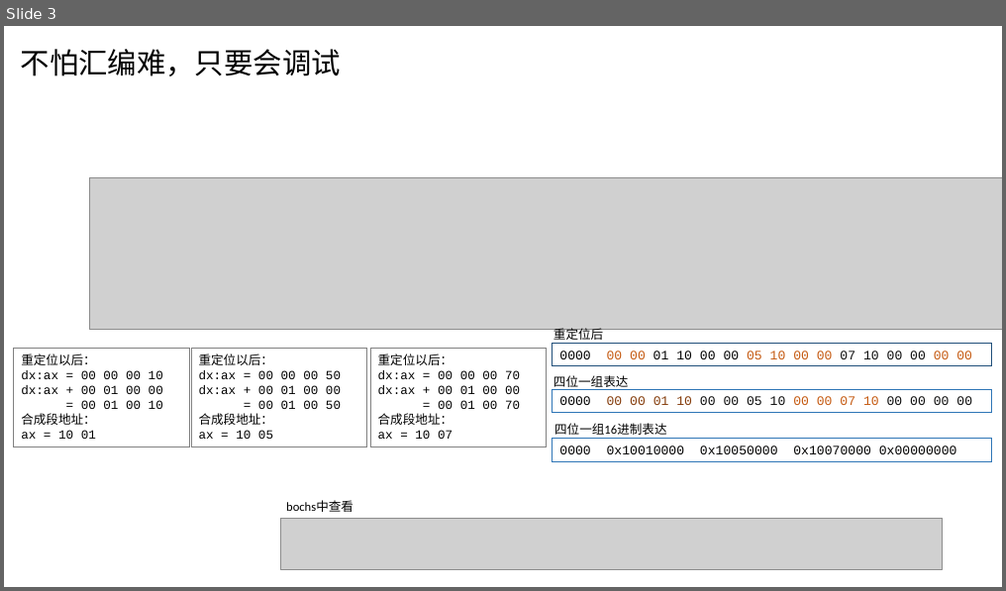
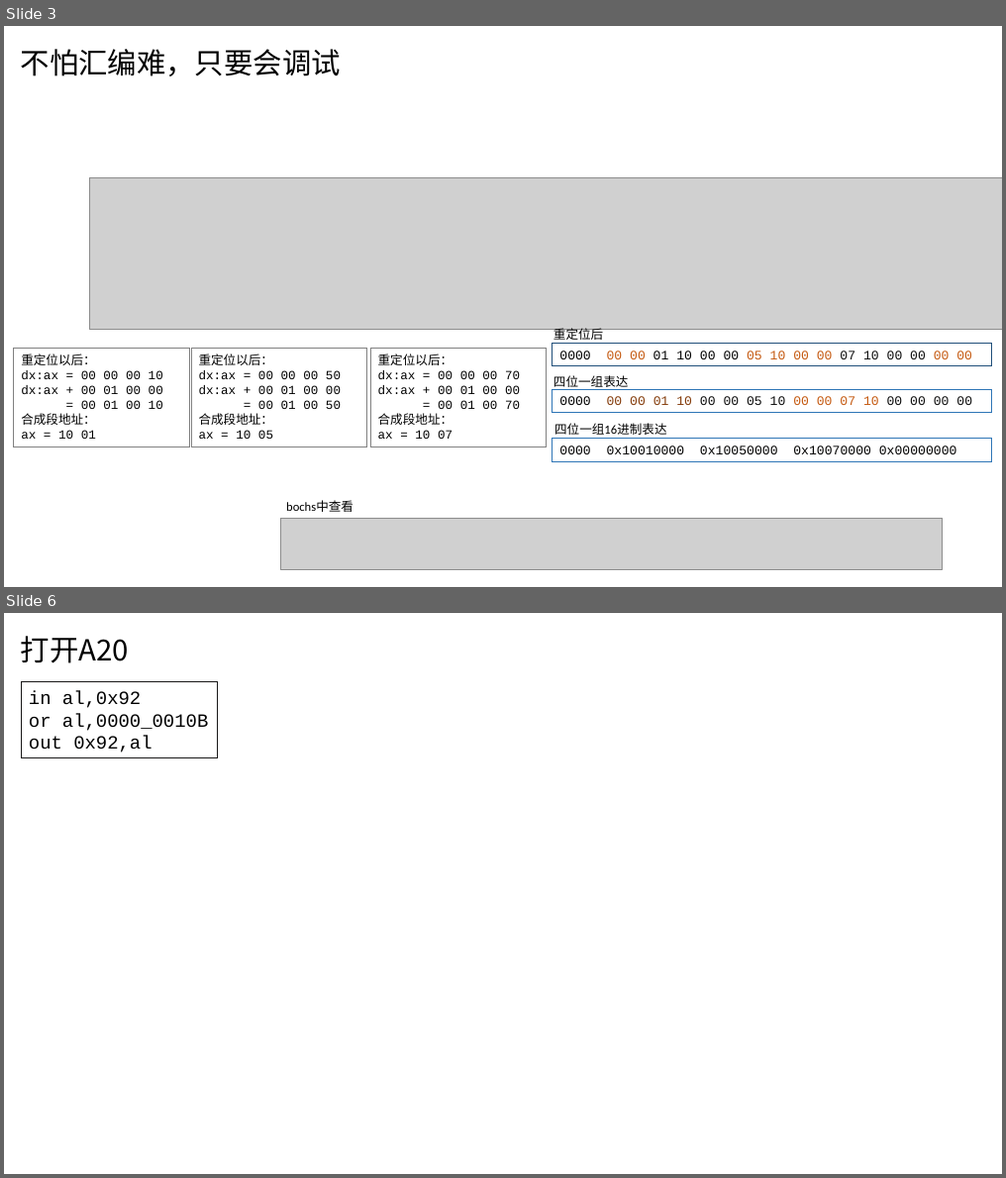
Before and after one commit to at0x7c00/mykernel, a slide deck: ppts/x86.pptx. Shown one above the other, each under a label of ours: slide 3 before the commit, slides 3 and 6 after it; the slides between them are not shown. The pictures are 1006x591 and 1006x1178 pixels, drawn with LibreOffice and Linux fonts; fonts in the diff are those of the drawing; grey boxes stand for pictures. Boxes give left, top, right and bottom in pixels: in the first picture for what was removed or moved away, otherwise in the second. Text is boxed around its words. In the diff, an @@ line names an element or a change of style, - is before the commit and + after.

```diff
--- a/ppts/x86.pptx
+++ b/ppts/x86.pptx
@@ slide 6 added at (4,613,1002,1174), background #FFFFFF @@
@@ text added at (21,636,129,663), 28 pt, text #000000 @@
+打开A20
@@ rectangle added at (21,682,217,758), outline #181717 0.75 pt, 18 pt, text #000000 @@
+in al,0x92
+or al,0000_0010B
+out 0x92,al
```
Also in this commit, not shown: 1 slide changed, 1 other slide added.
